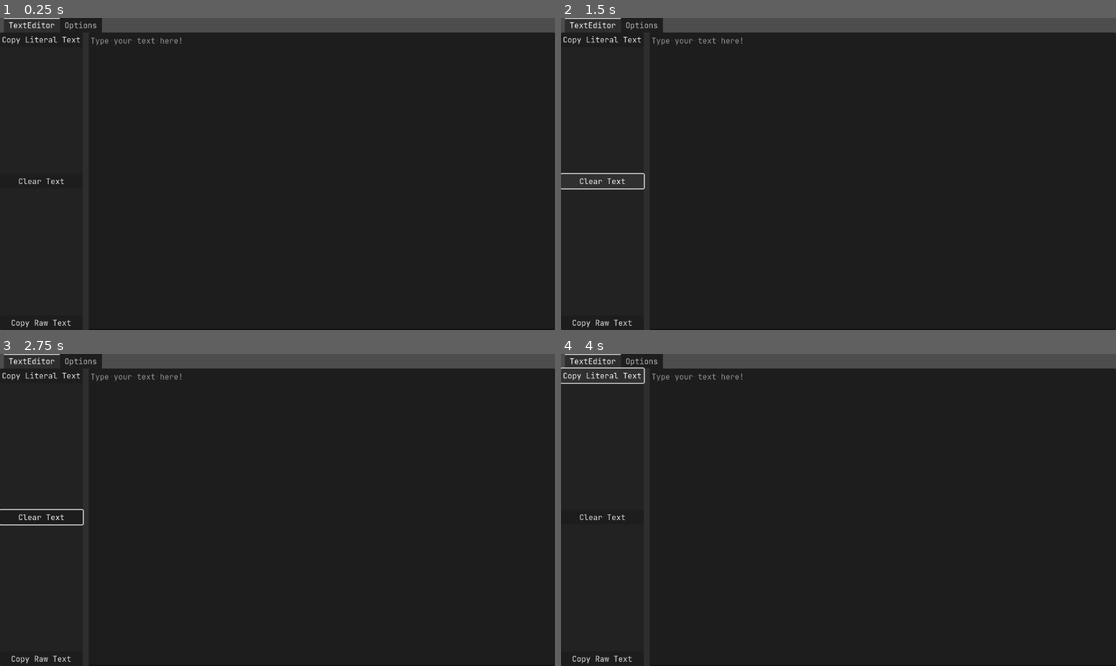
Above: before the commit, frames 1-4 (two rows, left to right).
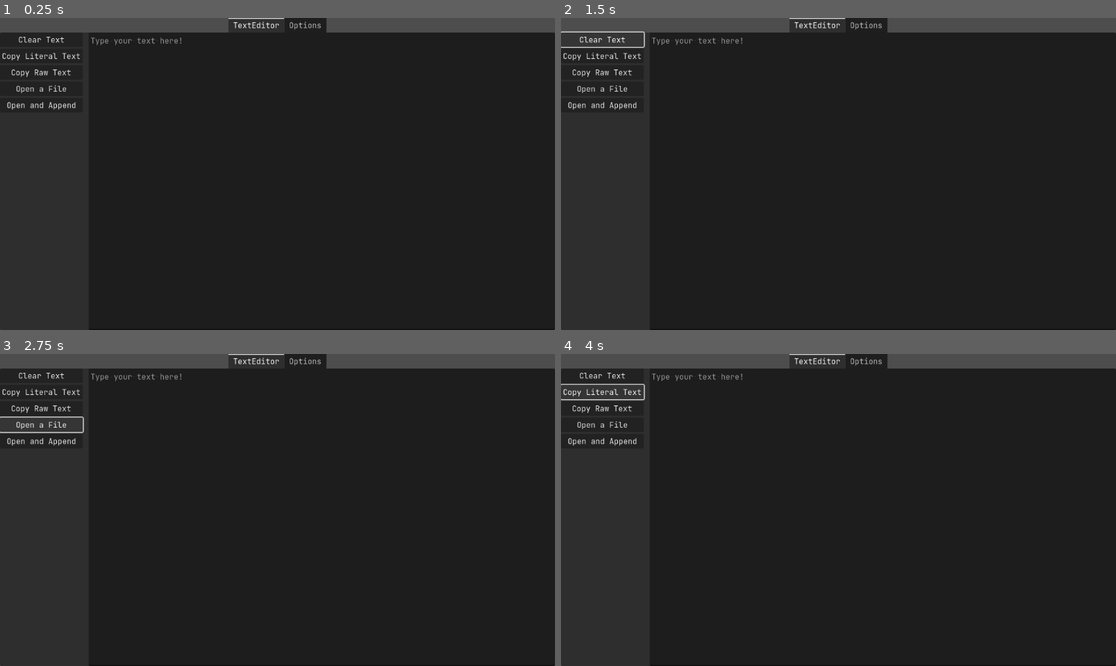
Above: after the commit, the same moments.

Repository: sid-the-loser/Literal-Text-Converter
Game: Godot game, scene res://Scenes/main.tscn
Two runs of this game, one before a commit and one after it. Both use one fixed random seed, a clock stepped at 60 frames per second and the inputs below.
Inputs (mouse positions are in pixels of both pictures, inside the frame that each line leads up to):
- Up to frame 1 (0.25 s): no input
- Up to frame 2 (1.5 s): click (882, 180) at 0.52 s; type "Alex" at 0.6 s; click "Clear Text" at 1.25 s
- Up to frame 3 (2.75 s): click (38, 425) at 2 s, where only the run after the commit has a clickable "Open a File"
- Up to frame 4 (4 s): click (599, 441) at 2.75 s, where only the run after the commit has a clickable "Open and Append"; click "Copy Literal Text" at 3.5 s

The runs differ from the first frame. In frame 1, 2.2% of the frame differs, in the area x 0-59%, y 0-100%; in frame 2, 2.4%; in frame 3, 2.5%; in frame 4, 2.4%.

Commit message:
added new buttons and changed name on license

Diff:
--- a/Scenes/main.tscn
+++ b/Scenes/main.tscn
@@ -2,7 +2,7 @@
 
 [ext_resource type="Script" path="res://Scripts/main.gd" id="1_3i1qt"]
 
-[node name="Main" type="Control" node_paths=PackedStringArray("TextEditObject", "TabDetect", "BackspaceDetect", "NewLineDetect", "CarriageDetect", "FormFeedDetect", "SingleQuoteDetect", "DoubleQuoteDetect", "BackslashDetect")]
+[node name="Main" type="Control" node_paths=PackedStringArray("TextEditObject", "TabDetect", "BackspaceDetect", "NewLineDetect", "CarriageDetect", "FormFeedDetect", "SingleQuoteDetect", "DoubleQuoteDetect", "BackslashDetect", "OpenFileDialogue")]
 layout_mode = 3
 anchors_preset = 15
 anchor_right = 1.0
@@ -19,6 +19,7 @@
 SingleQuoteDetect = NodePath("TabContainer/Options/SingleQuoteDetection")
 DoubleQuoteDetect = NodePath("TabContainer/Options/DoubleQuoteDetection")
 BackslashDetect = NodePath("TabContainer/Options/BackslashDetection")
+OpenFileDialogue = NodePath("OpenFileDialogue")
 
 [node name="TabContainer" type="TabContainer" parent="."]
 layout_mode = 1
@@ -27,28 +28,39 @@
 anchor_bottom = 1.0
 grow_horizontal = 2
 grow_vertical = 2
+tab_alignment = 1
 
 [node name="TextEditor" type="HSplitContainer" parent="TabContainer"]
 layout_mode = 2
 dragger_visibility = 1
 
-[node name="PanelContainer" type="PanelContainer" parent="TabContainer/TextEditor"]
+[node name="PanelContainer" type="VBoxContainer" parent="TabContainer/TextEditor"]
 layout_mode = 2
+
+[node name="ClearButton" type="Button" parent="TabContainer/TextEditor/PanelContainer"]
+layout_mode = 2
+size_flags_vertical = 4
+text = "Clear Text"
 
 [node name="LiteralButton" type="Button" parent="TabContainer/TextEditor/PanelContainer"]
 layout_mode = 2
 size_flags_vertical = 0
 text = "Copy Literal Text"
 
-[node name="ClearButton" type="Button" parent="TabContainer/TextEditor/PanelContainer"]
-layout_mode = 2
-size_flags_vertical = 4
-text = "Clear Text"
-
 [node name="CopyButton" type="Button" parent="TabContainer/TextEditor/PanelContainer"]
 layout_mode = 2
 size_flags_vertical = 8
 text = "Copy Raw Text"
+
+[node name="OpenFileButton" type="Button" parent="TabContainer/TextEditor/PanelContainer"]
+layout_mode = 2
+size_flags_vertical = 8
+text = "Open a File"
+
+[node name="AppendFileButton" type="Button" parent="TabContainer/TextEditor/PanelContainer"]
+layout_mode = 2
+size_flags_vertical = 8
+text = "Open and Append"
 
 [node name="PanelContainer2" type="PanelContainer" parent="TabContainer/TextEditor"]
 layout_mode = 2
@@ -121,6 +133,16 @@
 button_pressed = true
 text = "\\\\ detection"
 
+[node name="OpenFileDialogue" type="FileDialog" parent="."]
+title = "Open a File"
+ok_button_text = "Open"
+file_mode = 0
+access = 2
+use_native_dialog = true
+
+[connection signal="button_up" from="TabContainer/TextEditor/PanelContainer/ClearButton" to="." method="_on_clear_button_button_up"]
 [connection signal="button_down" from="TabContainer/TextEditor/PanelContainer/LiteralButton" to="." method="_on_literal_button_button_down"]
-[connection signal="button_up" from="TabContainer/TextEditor/PanelContainer/ClearButton" to="." method="_on_clear_button_button_up"]
 [connection signal="button_down" from="TabContainer/TextEditor/PanelContainer/CopyButton" to="." method="_on_copy_button_button_down"]
+[connection signal="button_up" from="TabContainer/TextEditor/PanelContainer/OpenFileButton" to="." method="_on_open_file_button_button_up"]
+[connection signal="button_up" from="TabContainer/TextEditor/PanelContainer/AppendFileButton" to="." method="_on_append_file_button_button_up"]
+[connection signal="file_selected" from="OpenFileDialogue" to="." method="_on_open_file_dialogue_file_selected"]
--- a/Scripts/main.gd
+++ b/Scripts/main.gd
@@ -15,6 +15,12 @@
 @export var DoubleQuoteDetect: CheckButton = null
 @export var BackslashDetect: CheckButton = null
 
+@export_category("FileDialogues")
+
+@export var OpenFileDialogue: FileDialog = null
+
+var appendMode: bool = false
+
 func _on_literal_button_button_down():
 	DisplayServer.clipboard_set(LiteralExtractor(TextEditObject.text))
 
@@ -25,6 +31,25 @@
 
 func _on_copy_button_button_down():
 	DisplayServer.clipboard_set(TextEditObject.get_text())
+
+
+func _on_open_file_button_button_up():
+	appendMode = false
+	OpenFileDialogue.show()
+
+
+func _on_append_file_button_button_up():
+	appendMode = true
+	OpenFileDialogue.show()
+
+
+func _on_open_file_dialogue_file_selected(path):
+	if path != null:
+		var file = FileAccess.open(path, FileAccess.READ)
+		if appendMode:
+			TextEditObject.text += file.get_as_text()
+		else:
+			TextEditObject.text = file.get_as_text()
 
 
 func LiteralExtractor(text: String) -> String:
Not shown, changed: LICENSE
